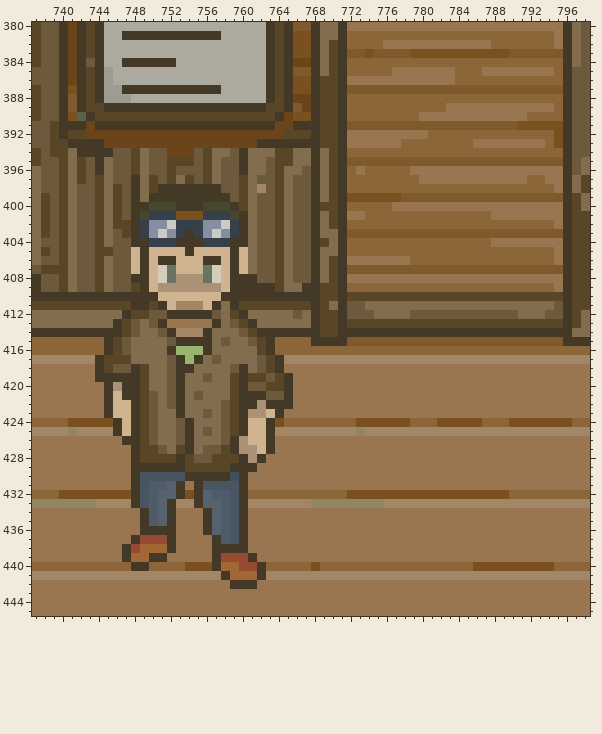
One commit to this pixel-art file: Assets/Sprites/Ase/Scenes/cafe.aseprite. Above is the file before it was changed.
1024x1024 pixels, 1 frame. Colours within 5 levels of each other are drawn and written as one. Shown: x 737..798, y 380..445.
After the commit:
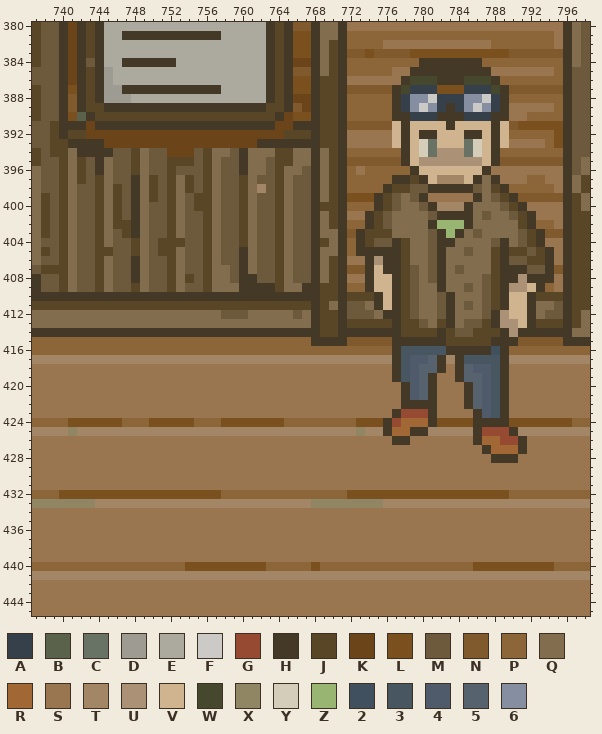
Palette (. is transparent): A #35404a  B #5b624c  C #697365  D #9e9c92  E #acaa9e  F #cccac6  G #964a32  H #443927  J #594627  K #6b4519  L #7a501f  M #6d593c  N #80592c  P #8c6538  Q #836d4f  R #a16734  S #99764f  T #a38665  U #ab9175  V #d0b38f  W #46482e  X #918664  Y #d3cdba  Z #98b572  2 #41505e  3 #485662  4 #4f5b6a  5 #57626f  6 #868ea1
Edits made:
Changed rows in their new state; - is an unchanged pixel.
Layer "Layer 2":
first column x 744:
384 ------------------------------------HHHHHHH--------
385 -----------------------------------HHHHHHHHH-------
386 ----------------------------------HWWWHHHWWWH------
387 ---------------------------------HWAAALLLAAAWH-----
388 ---------------------------------HA66FAAA66FAH-----
389 ---------------------------------HA6F6AHA6F6AH-----
390 ---------------------------------HHAAAHHHAAAHH-----
391 ---------------------------------VHVVVVHVVVVHV-----
392 ---------------------------------VHVHHVVVHHVHV-----
393 ---------------------------------VHVYCVVVCYVHV-----
394 ----------------------------------HVYCUUUCYVH------
395 ----------------------------------HVUUUUUUUVH------
396 -----------------------------------HVVVVVVVH-------
397 ---------------------------------HHJHVTTTVHQH------
398 -------MJQJMJQ------------------HJJMMHHHHHMQJH-----
399 ------JMJQMJJQM----------------HJMQMHSSSSSHQMJH----
400 -----QMMJQMJJQMM---------------HJMQQMHTTTHQQQMJH---
401 -----QMMJQMMJQMMJ-------------HJMQQQQMHHHHQMQQMJH--
402 -----QMMJQMMJQMMJ-------------HJMQQQQHZZZHQQQQQJH--
403 -----QMMJQMMJQMMJ------------HJJJQQQQMHZHQMQQQQMJH-
404 ----JQMJJJMMJQMMJ------------HJMMHJQQMHHQQQQMHQMJH-
405 ----JQMJJQMMJQMMH------------HHHHHJQQMHQQMQQJHJJMJH
406 ----HQMMJQMMJQMMH-------------HUHHJQQMHQQQQQJHMMJJH
407 ----HQMMJQMMJQQMH-------------HVHHJMQMHQMQQQJHHHMMH
408 -----QMMJQJMJQQM--------------HVVHJMQMHQQQQMJHHUHHH
409 -----QMMJQMMJQQQ--------------HVVHJMQQHQQMQMJHUUVH-
410 -------HHHHHHH-----------------HVH-MQQMHQQQM-HVVH--
411 ----JJ-JJJJJJJJJ---------------HVHJM--MH-M-MJHVVH--
412 ---QQQQQQQQQQQMMM---------------HHJ-QQ-HQQQ-HUVVH--
413 --QQQ-QQQQQQQQ-QQQ---------------H--MQ-HQMM-HUUVH--
414 ---HHHHH-HHH-HHHHH----------------JJJJ-JMMJJJ-U----
415 -PPPPPPPPPPPPPPPPPPP-------------HHHHHHJJJJJHHH----
416 -PPPPPPPPPPPPPPPPPPP-------------H33333HHHHH2H-----
417 TTTTTTTTTTTTTTTTTTTTT------------H3445H-H3333H-----
418 SSSSSSSSSSSSSSSSSSSSS------------H3455H-H5443H-----
419 SSSSSSSSSSSSSSSSSSSSSS-----------H345H--H5543H-----
420 -SSSSSSSSSSSSSSSSSSSSS------------H45H---H543H-----
421 -SSSSSSSSSSSSSSSSSSSSS------------H45H---H543H-----
422 -SSSSSSSSSSSSSSSSSSSSS------------HHHH---H543H-----
423 -SSSSSSSSSSSSSSSSSSSS------------HGGGH----H43H-----
424 --LPPPLLLLLPPPLLLLLL------------HGRRRH----HHHH-----
425 --TTTTTTTTTTTTTTTTTT------------HRRHH-----HGGGH----
426 ---SSSSSSSSSSSSSSSSS-------------HH-------HRRGGH---
427 ----SSSSSSSSSSSSSSSS-----------------------HRRRH---
428 ----SSSSSSSSSSSSSSS-------------------------HHH----
429 ----SSSSSSSSSSSSSS---------------------------------
430 ----SSSSSSSSSSSSS----------------------------------
431 ----SSSSSS-SSSSSS----------------------------------
432 ----LLLLLL-LLLPPP----------------------------------
433 ----TTTTT--TTTTTT----------------------------------
434 -----SSSS---SSSSS----------------------------------
435 -----SSSS---SSSSS----------------------------------
436 -----SSSS---SSSSS----------------------------------
437 ----SSSSS----SSSS----------------------------------
438 ---SSSSSS----SSSS----------------------------------
439 ---SSSSS-----SSSSS---------------------------------
440 ----PP-------LLLLLL--------------------------------
441 --------------TTTTT--------------------------------
442 ---------------SSS---------------------------------
Boxes around the changes in both pictures, in picture pixels (x1, y1, x2, y2):
changed: (356, 58, 554, 463)
changed: (95, 184, 293, 589)
